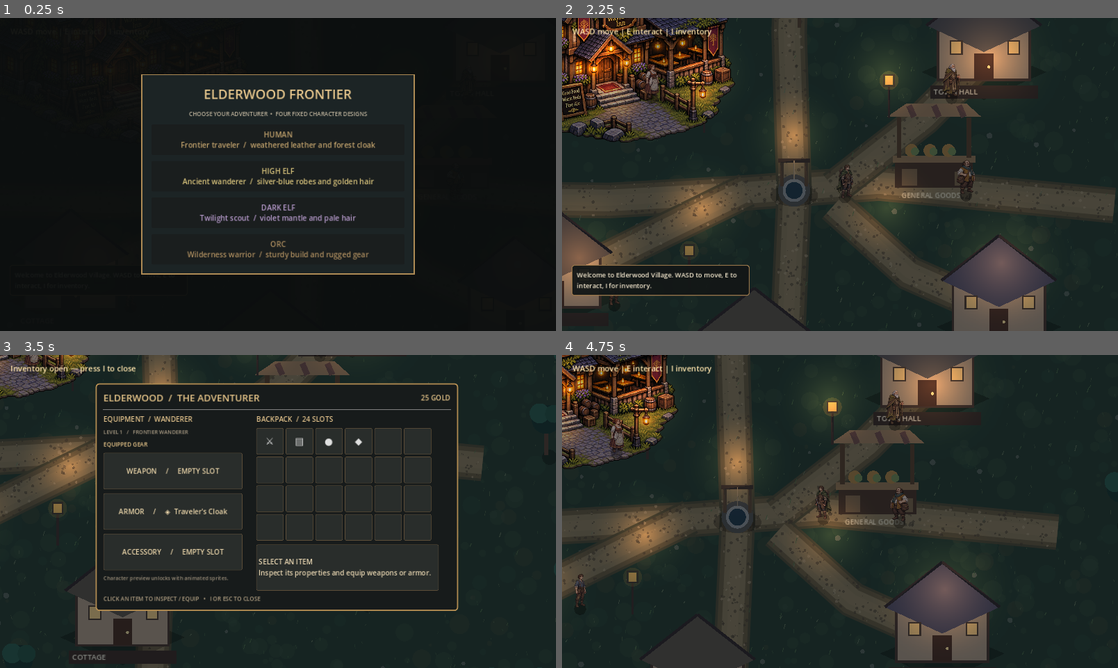
Above: before the commit, frames 1-4 (two rows, left to right).
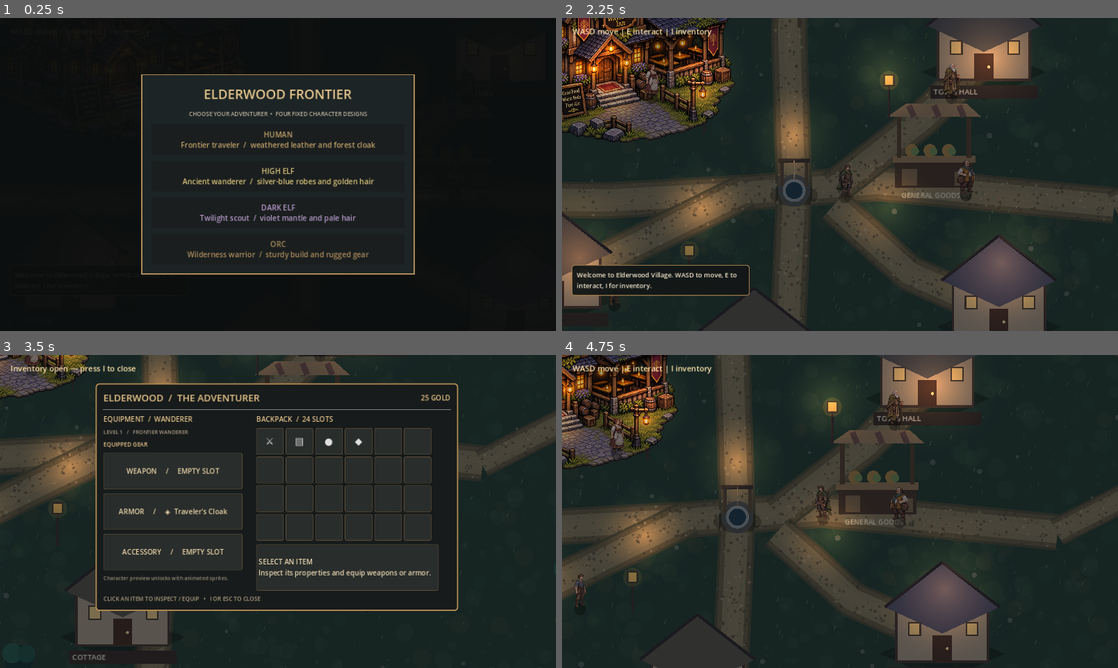
Above: after the commit, the same moments.

Repository: bhubler/elderwood-frontier-pc
Game: Godot game, scene res://scenes/world.tscn
The game is run twice, just before and just after one commit, with the same random seed, the same clock (stepped at 60 frames per second) and the same inputs.
Inputs:
- Up to frame 1 (0.25 s): no input
- Up to frame 2 (2.25 s): click "HUMAN Frontier traveler / wea…" at 0.5 s; tap Enter at 1.25 s; hold D 1.28-2.03 s; tap N at 1.35 s; tap Space at 1.52 s; hold S from 2.03 s (still down); tap Shift at 2.1 s
- Up to frame 3 (3.5 s): tap Space at 2.27 s; release S at 2.78 s; hold D from 2.78 s (still down); tap I at 2.85 s
- Up to frame 4 (4.75 s): tap I at 3.5 s; release D at 3.53 s; hold W 3.53-4.28 s; tap E at 3.6 s; tap Space at 3.77, 4.52 s; hold A from 4.28 s (still down); tap N at 4.35 s

The runs differ from the first frame. In frame 2, 0.1% of the frame differs, in the area x 3-100%, y 2-99%; in frame 3, 1.2%, in the area x 1-100%, y 3-100%; in frame 4, 1.0%.

Commit message:
Shape cottage boundaries and add walkable forest trails

Diff:
--- /dev/null
+++ b/scripts/forest_layout.gd
@@ -0,0 +1,39 @@
+extends RefCounted
+## Ground routes shared by terrain art and tree placement.
+
+const ROADS := [
+	[Vector2(-760, 50), Vector2(-370, 55), Vector2(-100, 40), Vector2(170, 20), Vector2(640, 65)],
+	[Vector2(0, -610), Vector2(-10, -280), Vector2(0, 40), Vector2(-20, 480), Vector2(-40, 720)],
+	[Vector2(-95, 35), Vector2(-290, 130), Vector2(-480, 225)],
+	[Vector2(80, 30), Vector2(260, -110), Vector2(380, -230)],
+	[Vector2(80, 65), Vector2(230, 200), Vector2(410, 280)]
+]
+const TRAILS := [
+	[
+		Vector2(-760, 50), Vector2(-920, -25), Vector2(-945, -235),
+		Vector2(-740, -345), Vector2(-380, -435), Vector2(-3, -507)
+	],
+	[
+		Vector2(-3, -507), Vector2(345, -452), Vector2(690, -350),
+		Vector2(920, -242), Vector2(895, -65), Vector2(640, 65)
+	],
+	[Vector2(0, -610), Vector2(4, -680)]
+]
+const ROAD_HALF_WIDTH := 36.0
+const TRAIL_HALF_WIDTH := 28.0
+const TRAIL_CLEARANCE := 52.0
+const TRUNK_SPACING := 48.0
+
+static func near_route(point: Vector2, routes: Array, clearance: float) -> bool:
+	for route in routes:
+		for i in range(route.size() - 1):
+			var closest := Geometry2D.get_closest_point_to_segment(point, route[i], route[i + 1])
+			if point.distance_squared_to(closest) < clearance * clearance:
+				return true
+	return false
+
+static func has_trunk_clearance(point: Vector2, trunks: Array[Vector2]) -> bool:
+	for trunk in trunks:
+		if point.distance_squared_to(trunk) < TRUNK_SPACING * TRUNK_SPACING:
+			return false
+	return true
--- a/scripts/wilderness_terrain.gd
+++ b/scripts/wilderness_terrain.gd
@@ -1,6 +1,7 @@
 extends TileMapLayer
 ## Optional Wilderness Bundle terrain for the starting village.
 ## This script is project code; the separately purchased assets stay local.
+const ForestLayout := preload("res://scripts/forest_layout.gd")
 const TILESET_PATH := "res://art/10_Wilderness_Bundle/Terrain_and_Nature/godot/terrain_tileset.tres"
 const TERRAIN_SET := 0
 const GRASS := 6 # shallow_green_grass
@@ -24,11 +25,8 @@
 			var cell := Vector2i(x, y)
 			var pos := map_to_local(cell)
 			# Path widths are measured in the same world coordinates as the village.
-			if _near_segment(pos, Vector2(-760, 50), Vector2(640, 65), 40.0) \
-			or _near_segment(pos, Vector2(0, -610), Vector2(-40, 720), 36.0) \
-			or _near_segment(pos, Vector2(-95, 35), Vector2(-480, 225), 36.0) \
-			or _near_segment(pos, Vector2(80, 30), Vector2(380, -230), 36.0) \
-			or _near_segment(pos, Vector2(80, 65), Vector2(410, 280), 36.0):
+			if ForestLayout.near_route(pos, ForestLayout.ROADS, ForestLayout.ROAD_HALF_WIDTH) \
+			or ForestLayout.near_route(pos, ForestLayout.TRAILS, ForestLayout.TRAIL_HALF_WIDTH):
 				trail_cells.append(cell)
 			elif pos.length() < 78.0:
 				cobble_cells.append(cell)
@@ -37,8 +35,3 @@
 	set_cells_terrain_connect(grass_cells, TERRAIN_SET, GRASS, false)
 	set_cells_terrain_connect(trail_cells, TERRAIN_SET, TRAIL, false)
 	set_cells_terrain_connect(cobble_cells, TERRAIN_SET, COBBLE, false)
-
-func _near_segment(point: Vector2, a: Vector2, b: Vector2, width: float) -> bool:
-	var delta := b - a
-	var t := clampf((point - a).dot(delta) / delta.length_squared(), 0.0, 1.0)
-	return point.distance_to(a + delta * t) <= width
--- a/scripts/wilderness_vegetation.gd
+++ b/scripts/wilderness_vegetation.gd
@@ -1,10 +1,12 @@
 extends Node2D
 ## Places licensed Wilderness Bundle scenes locally without committing their assets.
 ## Looks for standalone tree/bush scenes. Demo scenes are deliberately excluded.
+const ForestLayout := preload("res://scripts/forest_layout.gd")
 const WorldCollision := preload("res://scripts/world_collision.gd")
 const PACK_ROOT := "res://art/10_Wilderness_Bundle/Trees_and_Bushes"
 const SEED := 77139
 
+var trunks: Array[Vector2] = []
 var tree_scenes: Array[PackedScene] = []
 var bush_scenes: Array[PackedScene] = []
 
@@ -57,6 +59,10 @@
 		if candidates.is_empty():
 			continue
 		var scene := candidates[rng.randi_range(0, candidates.size() - 1)]
+		if ForestLayout.near_route(pos, ForestLayout.TRAILS, ForestLayout.TRAIL_CLEARANCE):
+			continue
+		if is_tree and not ForestLayout.has_trunk_clearance(pos, trunks):
+			continue
 		var instance := scene.instantiate()
 		if not (instance is Node2D):
 			instance.queue_free()
@@ -66,6 +72,8 @@
 		decoration.z_index = 0
 		add_child(decoration)
 		if is_tree:
+			trunks.append(pos)
+			# The sprite can sway independently of its grounded trunk.
 			WorldCollision.circle(self, "TreeTrunk", pos, 10.0)
 
 func _reserved(pos: Vector2) -> bool:
@@ -78,20 +86,5 @@
 		return true
 	if pos.distance_to(Vector2(210, -15)) < 200.0:
 		return true
-	# Keep roads and approaches traversable.
-	var paths: Array[PackedVector2Array] = [
-		PackedVector2Array([Vector2(-760, 50), Vector2(640, 65)]),
-		PackedVector2Array([Vector2(0, -610), Vector2(-40, 720)]),
-		PackedVector2Array([Vector2(-95, 35), Vector2(-480, 225)]),
-		PackedVector2Array([Vector2(80, 30), Vector2(380, -230)]),
-		PackedVector2Array([Vector2(80, 65), Vector2(410, 280)])
-	]
-	for path in paths:
-		if _distance_to_segment(pos, path[0], path[1]) < 110.0:
-			return true
-	return false
-
-func _distance_to_segment(point: Vector2, a: Vector2, b: Vector2) -> float:
-	var delta := b - a
-	var t := clampf((point - a).dot(delta) / delta.length_squared(), 0.0, 1.0)
-	return point.distance_to(a + delta * t)
+	# Keep roads and approaches clear as they transition into the forest.
+	return ForestLayout.near_route(pos, ForestLayout.ROADS, 110.0)
--- a/scripts/world.gd
+++ b/scripts/world.gd
@@ -1,6 +1,7 @@
 extends Node2D
 ## Elderwood Frontier: a modest wilderness settlement with room to grow.
 ## The inn is an authored sprite; the other buildings are temporary placeholders.
+const ForestLayout := preload("res://scripts/forest_layout.gd")
 const WorldCollision := preload("res://scripts/world_collision.gd")
 const TILE_W: float = 96.0
 const TILE_H: float = 48.0
@@ -23,6 +24,10 @@
 		var ty: int = rng.randi_range(-EXTENT + 2, EXTENT - 2)
 		var p: Vector2 = iso(tx, ty)
 		if abs(p.x) < 730.0 and abs(p.y) < 520.0:
+			continue
+		if ForestLayout.near_route(p, ForestLayout.ROADS, ForestLayout.TRAIL_CLEARANCE) \
+		or ForestLayout.near_route(p, ForestLayout.TRAILS, ForestLayout.TRAIL_CLEARANCE) \
+		or not ForestLayout.has_trunk_clearance(p, trees):
 			continue
 		trees.append(p)
 	_load_wayfarer_art()
@@ -61,8 +66,13 @@
 		]))
 	for building in buildings:
 		var pos: Vector2 = building["pos"]
-		WorldCollision.box(obstacles, str(building["name"]).to_pascal_case(),
-			Rect2(pos + Vector2(-92, -50), Vector2(184, 94)))
+		# Follow the shoulders of the building so approaching from the rear stops
+		# above the walls, while players can still round the upper corners.
+		WorldCollision.polygon(obstacles, str(building["name"]).to_pascal_case(), PackedVector2Array([
+			pos + Vector2(-92, 44), pos + Vector2(-92, -67),
+			pos + Vector2(-48, -111), pos + Vector2(38, -119),
+			pos + Vector2(92, -74), pos + Vector2(92, 44)
+		]))
 	var stall_bounds := Rect2(202, -27, 156, 56)
 	if has_node("GeneralGoodsArtwork"):
 		stall_bounds = Rect2(202, -45, 156, 56)
@@ -91,6 +101,7 @@
 	var vegetation := Node2D.new()
 	vegetation.name = "WildernessVegetation"
 	vegetation.set_script(load("res://scripts/wilderness_vegetation.gd"))
+	vegetation.trunks = trees.duplicate()
 	add_child(vegetation)
 
 func _load_wayfarer_art() -> void:
@@ -188,18 +199,11 @@
 
 func _draw_village_paths() -> void:
 	# Earth tracks: irregular soft edges, packed dirt, embedded pebbles.
-	var routes: Array[PackedVector2Array] = [
-		PackedVector2Array([Vector2(-760, 50), Vector2(-370, 55), Vector2(-100, 40), Vector2(170, 20), Vector2(640, 65)]),
-		PackedVector2Array([Vector2(0, -610), Vector2(-10, -280), Vector2(0, 40), Vector2(-20, 480), Vector2(-40, 720)]),
-		PackedVector2Array([Vector2(-95, 35), Vector2(-290, 130), Vector2(-480, 225)]),
-		PackedVector2Array([Vector2(80, 30), Vector2(260, -110), Vector2(380, -230)]),
-		PackedVector2Array([Vector2(80, 65), Vector2(230, 200), Vector2(410, 280)])
-	]
-	for route in routes:
-		draw_polyline(route, Color("#4d4933"), 70.0, true)
-		draw_polyline(route, Color("#65573b"), 60.0, true)
-		draw_polyline(route, Color("#82704d"), 42.0, true)
-		draw_polyline(route, Color("#9b8055", 0.25), 20.0, true)
+	for route in ForestLayout.ROADS:
+		_draw_dirt_track(PackedVector2Array(route), ForestLayout.ROAD_HALF_WIDTH)
+	for route in ForestLayout.TRAILS:
+		_draw_dirt_track(PackedVector2Array(route), ForestLayout.TRAIL_HALF_WIDTH)
+	var routes := ForestLayout.ROADS + ForestLayout.TRAILS
 	var rng := RandomNumberGenerator.new()
 	rng.seed = 7183
 	for route in routes:
@@ -220,6 +224,13 @@
 		var p := Vector2(rng.randf_range(-730.0, 730.0), rng.randf_range(-500.0, 500.0))
 		var c := Color("#687451") if i % 3 == 0 else Color("#536d42")
 		draw_line(p, p + Vector2(3.0, -rng.randf_range(4.0, 11.0)), Color(c, 0.75), 1.5)
+
+func _draw_dirt_track(route: PackedVector2Array, half_width: float) -> void:
+	var width := half_width * 2.0
+	draw_polyline(route, Color("#4d4933"), width, true)
+	draw_polyline(route, Color("#65573b"), width * 0.86, true)
+	draw_polyline(route, Color("#82704d"), width * 0.60, true)
+	draw_polyline(route, Color("#9b8055", 0.25), width * 0.28, true)
 
 func _draw_well(p: Vector2) -> void:
 	draw_ellipse_placeholder(p + Vector2(0, 10), 48.0, 22.0, Color(0, 0, 0, 0.25))
Not shown, added: scripts/forest_layout.gd.uid
